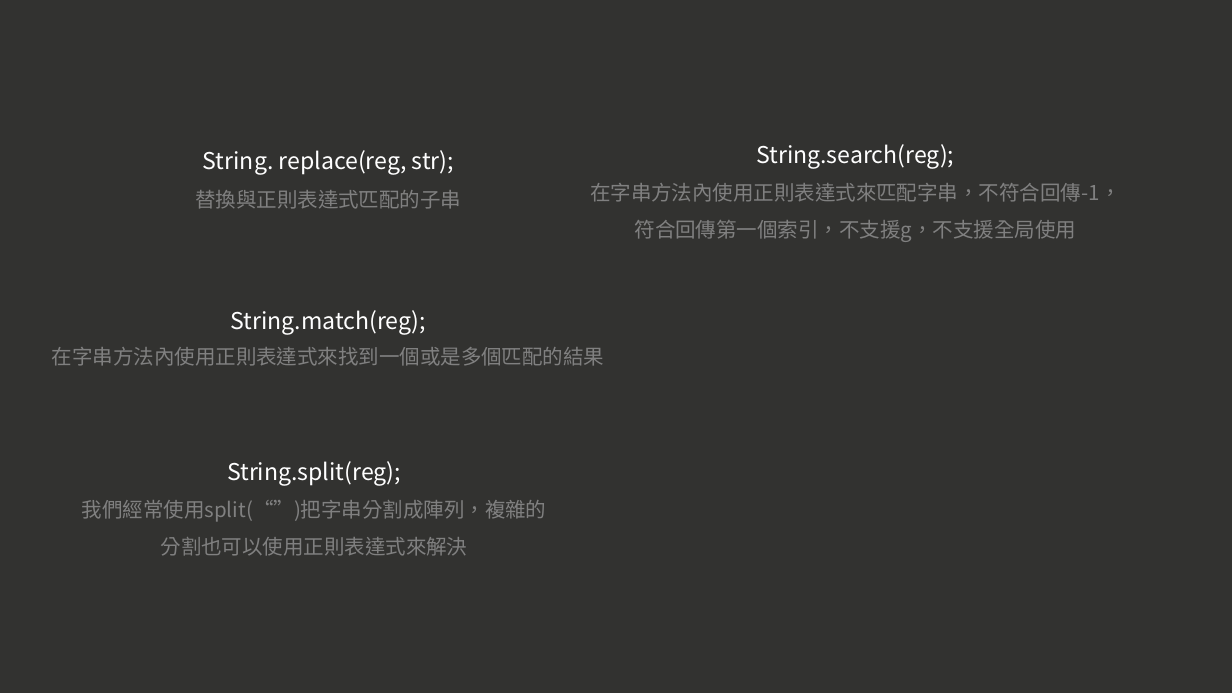
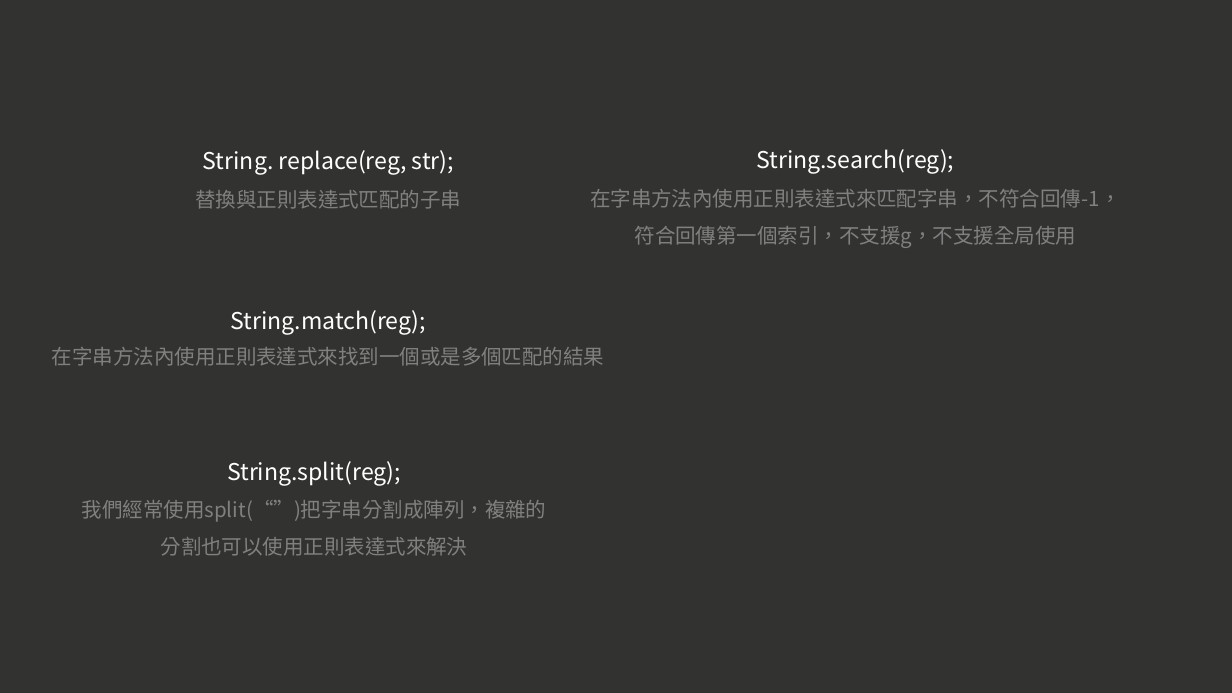
Before and after one commit to kuas1091104337/js-middle-example, a slide deck: slide 43 of 現代 JavaScript 職人之路｜ 中階篇.pptx. Drawn at 1232x693 pixels with LibreOffice and Linux fonts; fonts in the diff are those of the drawing. Boxes give left, top, right and bottom in pixels: in the first picture for what was removed or moved away, otherwise in the second. Text is boxed around its words. In the diff, an @@ line names an element or a change of style, - is before the commit and + after.

```diff
--- a/現代 JavaScript 職人之路｜ 中階篇.pptx
+++ b/現代 JavaScript 職人之路｜ 中階篇.pptx
@@ text "String.search(reg); 在字串方法內使用正則表達式來匹配字串，不符合回傳-1，符合回傳第一個索引，不支援 ...": place and size @@
-text "String.search(reg); 在字串方法內使用正則表達式來匹配字串，不符合回傳-1，符合回傳第一個索引，不支援 ..." at (590,144,1121,242)
+text "String.search(reg); 在字串方法內使用正則表達式來匹配字串，不符合回傳-1，符合回傳第一個索引，不支援 ..." at (590,149,1121,248)
```
Also in this commit, not shown: 1 slide added, 1 slide removed, 26 other files.
